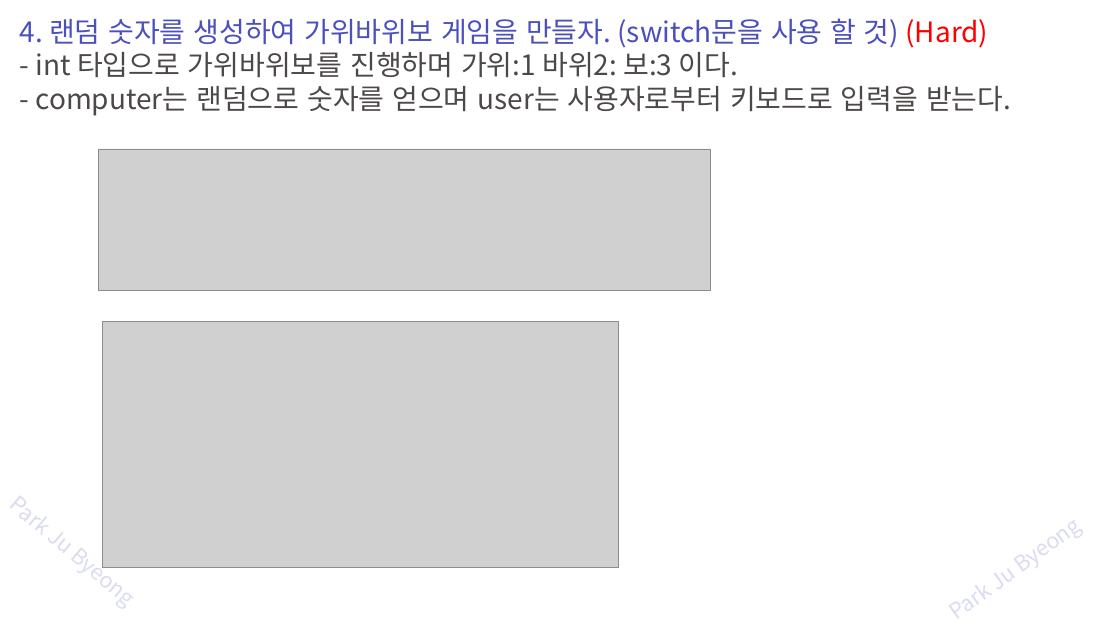
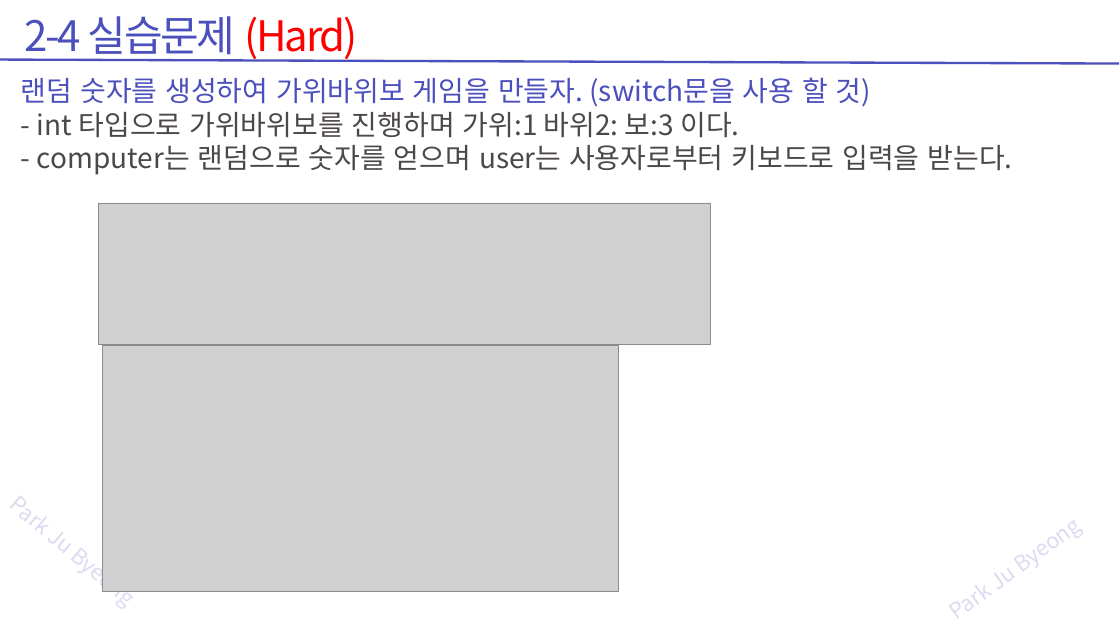
Before and after one commit to zest132/JavaLecture, a slide deck: slide 21 of JavaLecture/LectureFile/java 3강 조건문_정답.pptx (slide 19 before the commit). Drawn at 1120x630 pixels with LibreOffice and Linux fonts; fonts in the diff are those of the drawing; grey boxes stand for pictures. Boxes give left, top, right and bottom in pixels: in the first picture for what was removed or moved away, otherwise in the second. Text is boxed around its words. In the diff, an @@ line names an element or a change of style, - is before the commit and + after.

```diff
--- a/JavaLecture/LectureFile/java 3강 조건문_정답.pptx
+++ b/JavaLecture/LectureFile/java 3강 조건문_정답.pptx
@@ text added at <box>24,16,358,62</box>, 54 pt, text #4C50BC @@
+2-4 실습문제 (Hard)
@@ line added from (1119, 63) to (0, 59), #4C50BC 3 pt @@
@@ text "랜덤 숫자를 생성하여 가위바위보 게임을 ...": place and size @@
-text "랜덤 숫자를 생성하여 가위바위보 게임을 ..." at <box>19,18,1011,116</box>
+text "랜덤 숫자를 생성하여 가위바위보 게임을 ..." at <box>21,77,1013,175</box>
@@ text at <box>21,77,871,107</box>: text changed @@
-4. 랜덤 숫자를 생성하여 가위바위보 게임을 만들자. (switch문을 사용 할 것) (Hard)
+랜덤 숫자를 생성하여 가위바위보 게임을 만들자. (switch문을 사용 할 것)
@@ picture: place and size @@
-picture at <box>98,149,711,290</box>
+picture at <box>98,203,711,344</box>
@@ picture: place and size @@
-picture at <box>102,322,619,567</box>
+picture at <box>102,346,619,591</box>
```
Also in this commit, not shown: 25 other slides changed, 4 slides added, 1 slide removed, 5 other files.
